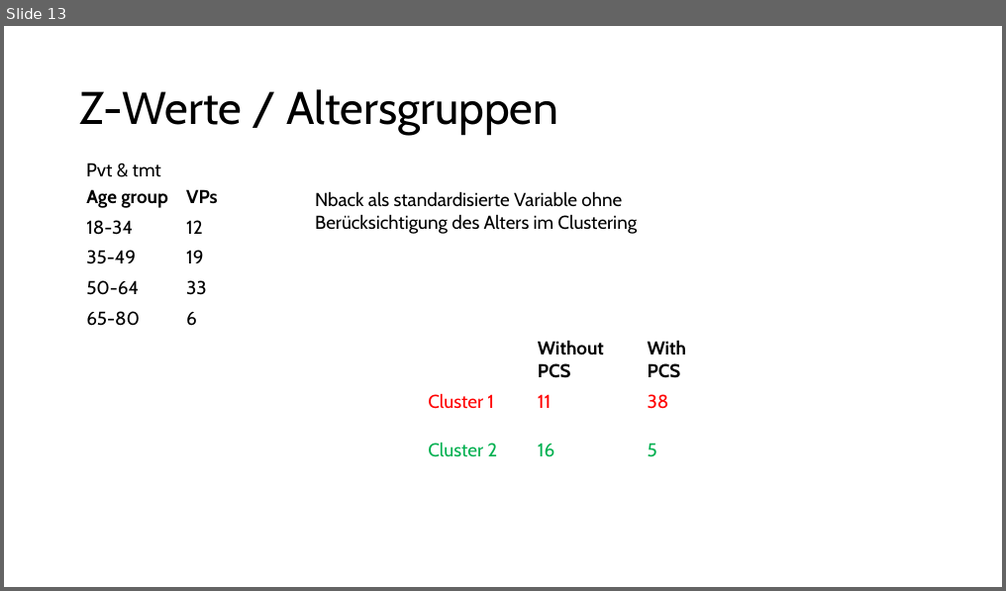
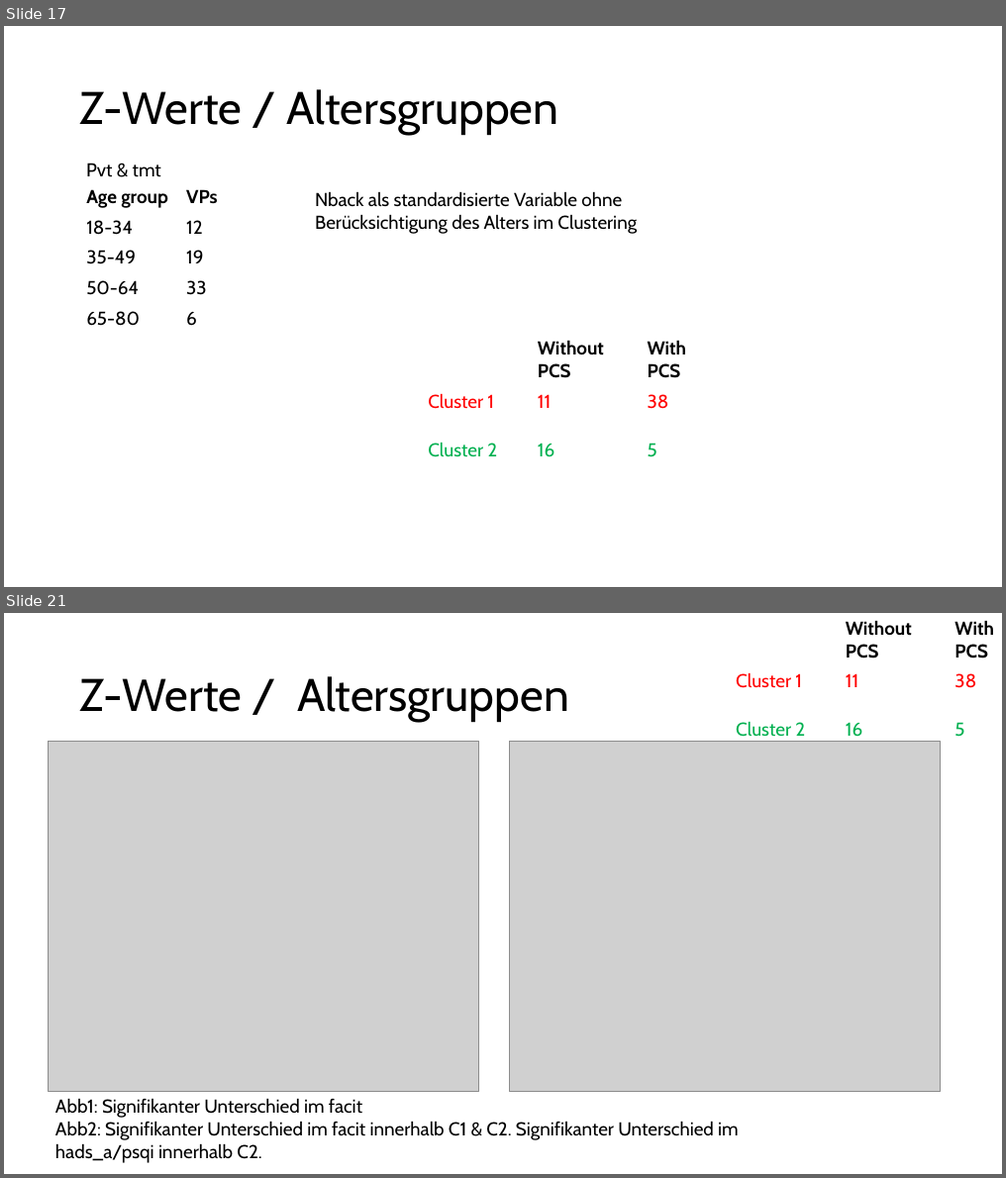
Before and after one commit to JankaMarlene/masters_thesis, a slide deck: presentations/Clustering.pptx. Shown one above the other, each under a label of ours: slide 13 before the commit, slides 17 and 21 after it; the slides between them are not shown. The pictures are 1006x591 and 1006x1178 pixels, drawn with LibreOffice and Linux fonts; fonts in the diff are those of the drawing; grey boxes stand for pictures. Boxes give left, top, right and bottom in pixels: in the first picture for what was removed or moved away, otherwise in the second. Text is boxed around its words. In the diff, an @@ line names an element or a change of style, - is before the commit and + after.

```diff
--- a/presentations/Clustering.pptx
+++ b/presentations/Clustering.pptx
@@ slide 21 added at (4, 613, 1002, 1174), background #FFFFFF @@
@@ table added at (729, 613, 1002, 762), 3 rows, 3 columns @@
+ | Without PCS | With PCS
+Cluster 1 | 11 | 38
+Cluster 2 | 16 | 5
@@ title added at (80, 676, 569, 722), 44 pt, text #000000 @@
+Z-Werte / Altersgruppen
@@ picture added at (49, 741, 478, 1091) @@
@@ picture added at (510, 741, 941, 1091) @@
@@ text added at (55, 1098, 739, 1163), 18 pt, text #000000 @@
+Abb1: Signifikanter Unterschied im facit
+Abb2: Signifikanter Unterschied im facit innerhalb C1 & C2. Signifikanter Unterschied im hads_a/psqi innerhalb C2.
@@ what was slide 13 is now slide 17 @@
```
Also in this commit, not shown: 1 slide changed, 7 other slides added.
